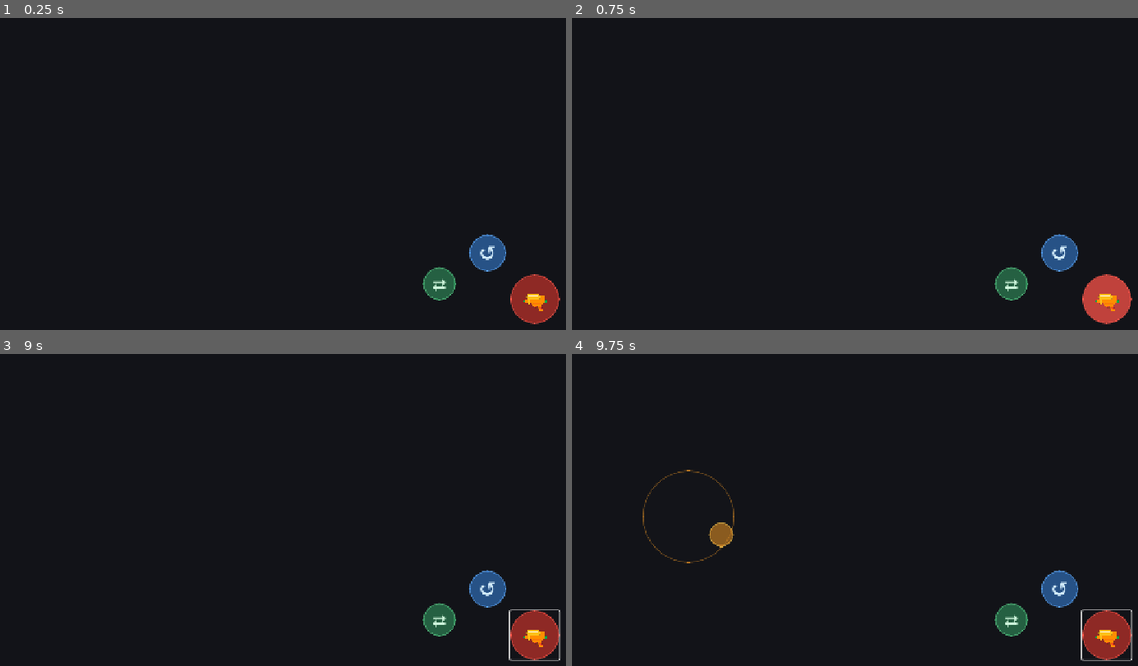
Above: before the commit, frames 1-4 (two rows, left to right).
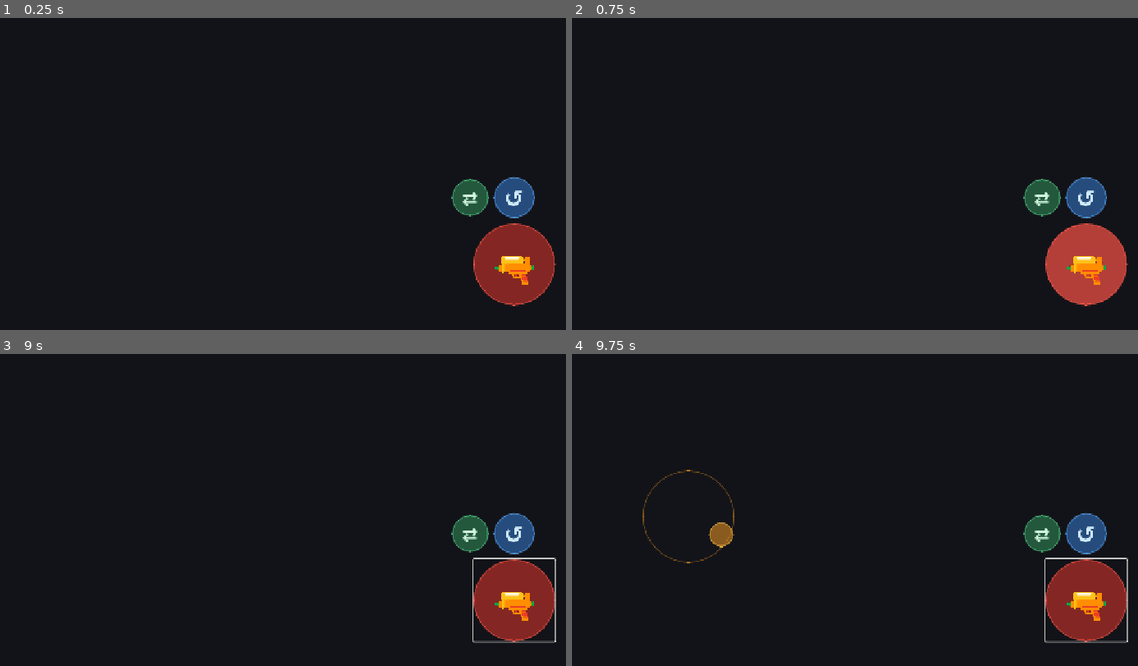
Above: after the commit, the same moments.

Repository: AltenLi/ac_fps_android_game
Game: Godot game, scene res://scenes/mobile_controls.tscn
Two runs of this game, one before a commit and one after it. Both use one fixed random seed, a clock stepped at 60 frames per second and the inputs below. This scene is started directly instead of the project's main scene.
Inputs (mouse positions are in pixels of both pictures, inside the frame that each line leads up to):
- Up to frame 1 (0.25 s): no input
- Up to frame 2 (0.75 s): click "🔫" at 0.5 s
- Up to frame 3 (9 s): click "↺" at 1.25 s; click "⇄" at 2 s; tap Enter at 2.75, 5, 8 s; move the mouse to (390, 478) at 2.77 s; press the mouse at (390, 478) at 2.78 s; hold D (move_right) 2.78-3.5 s; tap Space (jump) at 3.02, 3.5, 6.02, 6.5 s; release the mouse at (390, 478) at 3.5 s; drag from (118, 516) to (215, 572) at 3.52 s; move the mouse to (311, 416) at 4.27 s; press the mouse at (311, 416) at 4.28 s; hold D (move_right) 4.28-5 s; release the mouse at (311, 416) at 5 s; drag from (215, 572) to (50, 441) at 5.02 s; move the mouse to (447, 553) at 5.77 s; hold A (move_left) 5.78-6.5 s; hold 2 (weapon_2) 5.78-6.5 s; click (447, 553) at 6.05 s; tap R (reload) at 6.4 s; drag from (50, 441) to (147, 403) at 6.52 s; move the mouse to (283, 497) at 7.27 s; hold S (move_backward) 7.28-8 s; hold Q (weapon_next) 7.28-8 s; click (283, 497) at 7.55 s; drag from (147, 403) to (118, 516) at 8.02 s; move the mouse to (390, 478) at 8.77 s; hold W (move_forward) from 8.78 s (still down); hold Tab (capture_mouse) from 8.78 s (still down)
- Up to frame 4 (9.75 s): tap Space (jump) at 9.02, 9.5 s; click (962, 478) at 9.05 s; release W (move_forward) at 9.5 s; release Tab (capture_mouse) at 9.5 s; drag from (690, 516) to (787, 572) at 9.52 s

The runs differ from the first frame. In frame 1, 5.2% of the frame differs, in the area x 74-99%, y 50-99%; in frame 2, 5.1%; in frame 3, 5.5%, in the area x 74-100%, y 50-99%; in frame 4, 5.5%.

Commit message:
refactor: 游戏更名为 CS 5v5，修复移动端按键与PC开火Bug
- 全局更名：Dust City FPS → CS 5v5（project.godot、主菜单、export_presets）
- export_presets: bundle_identifier/signature/product_name/导出路径同步更新
- mobile_controls: bind_player 改为仅真实触屏设备激活 touch_controls_active，
  修复桌面 Debug 构建鼠标左键无法开火的回归 Bug
- mobile_controls: 按钮层独立挂载到 CanvasLayer，解决触屏按键无响应问题
- mobile_controls: 开火键放大至 160px、位置移至 HUD 上方，装弹/切枪重新对齐

Co-Authored-By: Claude Sonnet 4.6 <noreply@anthropic.com>

Diff:
--- a/project.godot
+++ b/project.godot
@@ -14,7 +14,7 @@
 
 [application]
 
-config/name="Dust City FPS"
+config/name="CS 5v5"
 config/description="Low-poly single-player FPS prototype for desktop and Android."
 run/main_scene="res://scenes/main_menu.tscn"
 config/features=PackedStringArray("4.6", "Mobile")
--- a/scripts/main_menu.gd
+++ b/scripts/main_menu.gd
@@ -44,7 +44,7 @@
 	shell.add_child(root)
 
 	var title := Label.new()
-	title.text = "DUST CITY FPS"
+	title.text = "CS 5v5"
 	title.horizontal_alignment = HORIZONTAL_ALIGNMENT_CENTER
 	title.add_theme_font_size_override("font_size", 54)
 	title.add_theme_color_override("font_color", COLOR_TEXT)
--- a/scripts/mobile_controls.gd
+++ b/scripts/mobile_controls.gd
@@ -2,7 +2,7 @@
 
 var player: PlayerController = null
 var joystick_base: Panel
-var joystick_knob: ColorRect
+var joystick_knob_panel: Panel
 var joystick_touch_id := -1
 var joystick_mouse_active := false
 var joystick_radius := 90.0
@@ -17,7 +17,10 @@
 func bind_player(new_player: PlayerController) -> void:
 	player = new_player
 	if player != null:
-		player.set_touch_controls_active(visible)
+		## 仅在真实触屏设备（Android/iOS 或系统报告有触屏）时启用触控模式
+		## Debug 桌面构建 visible=true 但并非触屏设备，不应屏蔽鼠标开火
+		var is_touch_device := OS.has_feature("android") or OS.has_feature("ios") or DisplayServer.is_touchscreen_available()
+		player.set_touch_controls_active(is_touch_device)
 
 func _process(_delta: float) -> void:
 	## 比赛结束（鼠标变为 VISIBLE）时停止 look_area 拦截，让结果面板按钮可点
@@ -57,6 +60,7 @@
 		_update_joystick(event.position)
 
 func _build_controls() -> void:
+	## 底层：视野控制区 + 摇杆底盘（look_area 全屏覆盖）
 	var root := Control.new()
 	root.set_anchors_preset(Control.PRESET_FULL_RECT)
 	add_child(root)
@@ -81,67 +85,67 @@
 	root.add_child(joystick_base)
 
 	var knob_size := 48.0
-	joystick_knob = ColorRect.new()
-	joystick_knob.color = Color(0.85, 0.54, 0.14, 0.60)
-	joystick_knob.size = Vector2(knob_size, knob_size)
-	joystick_knob.position = Vector2(joystick_radius - knob_size * 0.5, joystick_radius - knob_size * 0.5)
-	## 圆角让旋钮也是圆的
-	var knob_panel := Panel.new()
-	knob_panel.size = Vector2(knob_size, knob_size)
-	knob_panel.position = Vector2(joystick_radius - knob_size * 0.5, joystick_radius - knob_size * 0.5)
-	knob_panel.mouse_filter = Control.MOUSE_FILTER_IGNORE
-	knob_panel.add_theme_stylebox_override("panel", _circle_style(
+	joystick_knob_panel = Panel.new()
+	joystick_knob_panel.size = Vector2(knob_size, knob_size)
+	joystick_knob_panel.position = Vector2(joystick_radius - knob_size * 0.5, joystick_radius - knob_size * 0.5)
+	joystick_knob_panel.mouse_filter = Control.MOUSE_FILTER_IGNORE
+	joystick_knob_panel.add_theme_stylebox_override("panel", _circle_style(
 		Color(0.85, 0.54, 0.14, 0.60), Color(1.0, 0.78, 0.3, 0.70), int(knob_size * 0.5)))
-	joystick_base.add_child(knob_panel)
-	joystick_knob = ColorRect.new()  ## 保留变量用于位置追踪，实际显示用 knob_panel
-	joystick_knob.visible = false
-	joystick_base.add_child(joystick_knob)
-
-	## ---- 右下角操作按钮 ----
-	## 布局：开火（最大，右下）> 装弹（上方）> 切枪（左上）
-	## 全部圆形、半透明，用绘制图标代替文字
-
-	## 开火按钮（最大，正右下角）
-	var fire_btn := _icon_button(96, Color(0.88, 0.22, 0.18, 0.60), Color(1.0, 0.35, 0.30, 0.75), "fire")
+	joystick_base.add_child(joystick_knob_panel)
+
+	## ---- 上层：操作按钮容器（独立层，保证在 look_area 之上接收输入）----
+	var btn_layer := Control.new()
+	btn_layer.set_anchors_preset(Control.PRESET_FULL_RECT)
+	btn_layer.mouse_filter = Control.MOUSE_FILTER_IGNORE
+	add_child(btn_layer)  ## 直接挂在 CanvasLayer，z 序高于 root
+
+	## ---- 右下角操作按钮布局 ----
+	## 参考坐标（anchor 右下角 1,1）：
+	##   开火   160×160 offset(-200,-240,-40,-80)   底部在屏幕下方 80px 处（说明栏上方）
+	##   装弹    80×80  offset(-160,-330,-80,-250)   紧贴开火上方 10px
+	##   切枪    72×72  offset(-242,-326,-170,-254)  装弹左侧 10px，垂直居中对齐
+
+	## 开火按钮（最大，右下角）
+	var fire_btn := _icon_button(160, Color(0.88, 0.22, 0.18, 0.55), Color(1.0, 0.35, 0.30, 0.72), "fire")
 	fire_btn.anchor_left = 1.0; fire_btn.anchor_top = 1.0
 	fire_btn.anchor_right = 1.0; fire_btn.anchor_bottom = 1.0
-	fire_btn.offset_left = -128; fire_btn.offset_top = -140
-	fire_btn.offset_right = -32; fire_btn.offset_bottom = -44
+	fire_btn.offset_left = -200; fire_btn.offset_top = -240
+	fire_btn.offset_right = -40;  fire_btn.offset_bottom = -80
 	fire_btn.button_down.connect(func() -> void:
 		if player != null: player.set_mobile_fire(true)
 	)
 	fire_btn.button_up.connect(func() -> void:
 		if player != null: player.set_mobile_fire(false)
 	)
-	root.add_child(fire_btn)
-
-	## 装弹按钮（中等，开火上方）
-	var reload_btn := _icon_button(72, Color(0.22, 0.52, 0.88, 0.55), Color(0.38, 0.68, 1.0, 0.72), "reload")
+	btn_layer.add_child(fire_btn)
+
+	## 装弹按钮（中等，开火正上方）
+	var reload_btn := _icon_button(80, Color(0.22, 0.52, 0.88, 0.50), Color(0.38, 0.68, 1.0, 0.70), "reload")
 	reload_btn.anchor_left = 1.0; reload_btn.anchor_top = 1.0
 	reload_btn.anchor_right = 1.0; reload_btn.anchor_bottom = 1.0
-	reload_btn.offset_left = -208; reload_btn.offset_top = -218
-	reload_btn.offset_right = -136; reload_btn.offset_bottom = -146
+	reload_btn.offset_left = -160; reload_btn.offset_top = -330
+	reload_btn.offset_right = -80;  reload_btn.offset_bottom = -250
 	reload_btn.pressed.connect(func() -> void:
 		if player != null: player.mobile_reload()
 	)
-	root.add_child(reload_btn)
-
-	## 切枪按钮（小，左上角方向）
-	var weapon_btn := _icon_button(64, Color(0.22, 0.68, 0.42, 0.50), Color(0.38, 0.88, 0.58, 0.68), "weapon")
+	btn_layer.add_child(reload_btn)
+
+	## 切枪按钮（装弹左侧，垂直居中对齐装弹）
+	var weapon_btn := _icon_button(72, Color(0.22, 0.68, 0.42, 0.45), Color(0.38, 0.88, 0.58, 0.65), "weapon")
 	weapon_btn.anchor_left = 1.0; weapon_btn.anchor_top = 1.0
 	weapon_btn.anchor_right = 1.0; weapon_btn.anchor_bottom = 1.0
-	weapon_btn.offset_left = -298; weapon_btn.offset_top = -154
-	weapon_btn.offset_right = -234; weapon_btn.offset_bottom = -90
+	weapon_btn.offset_left = -242; weapon_btn.offset_top = -326
+	weapon_btn.offset_right = -170; weapon_btn.offset_bottom = -254
 	weapon_btn.pressed.connect(func() -> void:
 		if player != null: player.mobile_next_weapon()
 	)
-	root.add_child(weapon_btn)
+	btn_layer.add_child(weapon_btn)
 
 func _show_joystick_at(screen_pos: Vector2) -> void:
 	joystick_base.position = screen_pos - Vector2(joystick_radius, joystick_radius)
 	joystick_base.visible = true
 
-## 创建圆形图标按钮，用 _draw 绘制图标
+## 创建圆形图标按钮，用 Label 绘制 Emoji 图标
 func _icon_button(diameter: int, bg: Color, border: Color, icon_type: String) -> Button:
 	var btn := Button.new()
 	btn.custom_minimum_size = Vector2(diameter, diameter)
@@ -160,14 +164,14 @@
 	match icon_type:
 		"fire":
 			icon_label.text = "🔫"
-			icon_label.add_theme_font_size_override("font_size", diameter / 2 + 2)
+			icon_label.add_theme_font_size_override("font_size", diameter / 2 + 4)
 		"reload":
 			icon_label.text = "↺"
-			icon_label.add_theme_font_size_override("font_size", diameter / 2 + 4)
+			icon_label.add_theme_font_size_override("font_size", diameter / 2 + 6)
 			icon_label.add_theme_color_override("font_color", Color(0.85, 0.95, 1.0, 0.95))
 		"weapon":
 			icon_label.text = "⇄"
-			icon_label.add_theme_font_size_override("font_size", diameter / 2)
+			icon_label.add_theme_font_size_override("font_size", diameter / 2 + 2)
 			icon_label.add_theme_color_override("font_color", Color(0.85, 1.0, 0.90, 0.95))
 	btn.add_child(icon_label)
 	return btn
@@ -182,18 +186,13 @@
 func _update_joystick(screen_pos: Vector2) -> void:
 	var vec := (screen_pos - joystick_anchor).limit_length(joystick_radius)
 	var knob_size := 48.0
-	## 移动 knob_panel（第一个子节点）
-	if joystick_base.get_child_count() > 0:
-		var knob_panel := joystick_base.get_child(0)
-		knob_panel.position = Vector2(joystick_radius, joystick_radius) + vec - Vector2(knob_size * 0.5, knob_size * 0.5)
+	joystick_knob_panel.position = Vector2(joystick_radius, joystick_radius) + vec - Vector2(knob_size * 0.5, knob_size * 0.5)
 	if player != null:
 		player.set_mobile_move(vec / joystick_radius)
 
 func _reset_joystick() -> void:
 	var knob_size := 48.0
-	if joystick_base.get_child_count() > 0:
-		var knob_panel := joystick_base.get_child(0)
-		knob_panel.position = Vector2(joystick_radius - knob_size * 0.5, joystick_radius - knob_size * 0.5)
+	joystick_knob_panel.position = Vector2(joystick_radius - knob_size * 0.5, joystick_radius - knob_size * 0.5)
 	if player != null:
 		player.set_mobile_move(Vector2.ZERO)
 		player.set_mobile_fire(false)
Not shown, changed: export_presets.cfg
